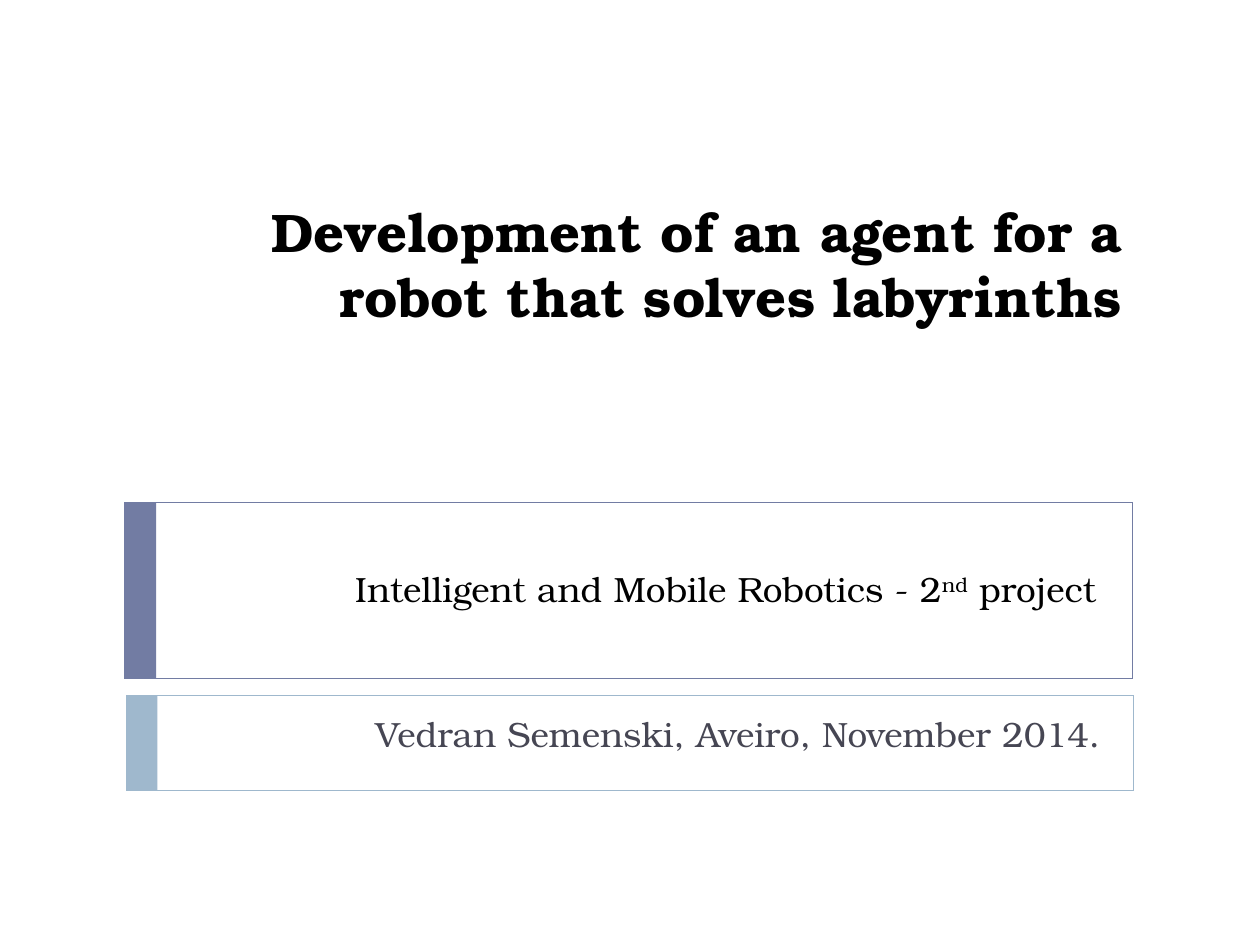
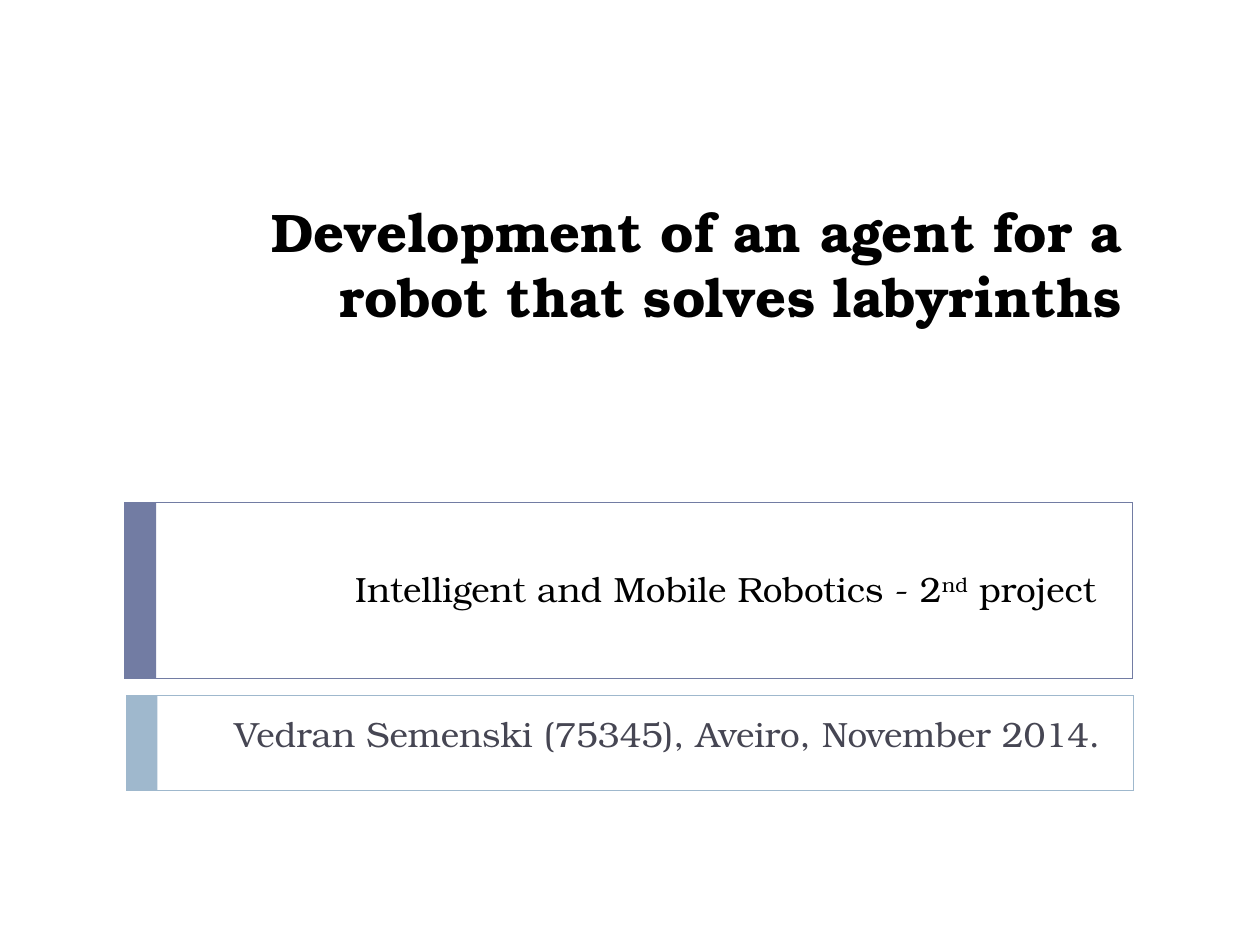
Before and after one commit to TravellerVS/RoboticAgent, a slide deck: slide 1 of Project2/Documentation/Prezentacija.ppt. Drawn at 1260x945 pixels with LibreOffice and Linux fonts; fonts in the diff are those of the drawing. Boxes give left, top, right and bottom in pixels: in the first picture for what was removed or moved away, otherwise in the second. Text is boxed around its words. In the diff, an @@ line names an element or a change of style, - is before the commit and + after.

```diff
--- a/Project2/Documentation/Prezentacija.ppt
+++ b/Project2/Documentation/Prezentacija.ppt
@@ text at [234,722,1100,752]: text changed @@
-Vedran Semenski, Aveiro, November 2014.
+Vedran Semenski (75345), Aveiro, November 2014.
```
Also in this commit, not shown: 1 slide added, 1 slide removed, 1 other file.
